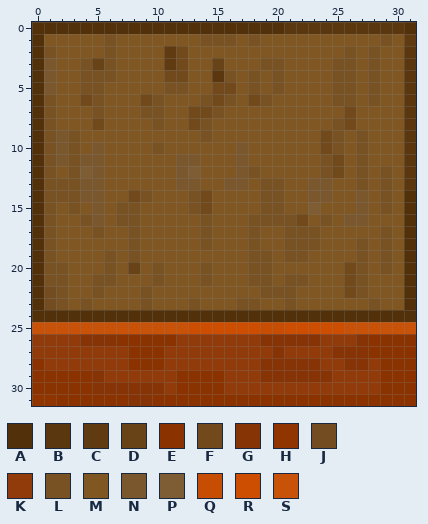
File history of a pixel-art sprite, data/images/tiles/tile_uv_house_down.png. Above: the version before the commit.
The file is 32x32 pixels. Colours within 5 levels of each other are drawn and written as one.
Palette (. is transparent): A #51300a  B #5a370f  C #603b11  D #694318  E #8b3300  F #71491b  G #863306  H #913500  J #734d21  K #913b0a  L #795223  M #805623  N #7b572d  P #7e5c34  Q #c64d02  R #cd4e00  S #c75208
Pixels before, first column x 0:
 0 AAAAAAAAAAAAAAAAAAAAABBBBBBBBBBA
 1 AMMMMMLMMMMMMMLLLMLMMMMMMMMMMLMC
 2 ALMMMMLMMMMCFMMMMMMMMMMMMMLMLMMB
 3 ANMMLDLMMMMCFMMDMMMLLMMMMLLMLMMB
 4 ANMMLLLMMMMFFMMBLMLMLMMMMLLMLMMB
 5 ANMMLLMMMMMLLMMFFMLMLMMMMLLMLMMB
 6 ALMMFLMMMFLMMMLFLMFLMMMMMLLMLMMB
 7 ALMMMLMMMLLMMFFLMMMMMMMMMMFMMMMB
 8 ALMMMFMMMMLMMFLMMMMMMMMMMLFMMMMB
 9 ALNLMMMMMMMMMMLMMMMMMMMMFLMLMMMB
10 ALNLMNMMMMLMMMMMMNMMMMMMFLMLMMMB
11 ALNLNNMMMMMMNNMMMNMMMMMMLFMLMMMB
12 ALMLPNMMMMMMNPMMMNLMMMMMLFMLMLMB
13 ALLLNNMMMMMMNNMMNNMLLMMNNMMLMLMB
14 ALLLNNMMFLMMMLFMMMMLLMMNNMMNMLMA
15 ALMLMNMLLMMMMLFMMMMLLMMPMMMNMLMA
16 ALMMLNMLLMMMMMLMMMLLLLFMLMNNMMMA
17 ALMMMLMMLMMMMMLMMMLMMLLLMMMMMLMA
18 ALMMMMMMLMMMMMLMMMLMMLLLMMMLMLMA
19 ALMMMMLMLMMMMMMMMMLLMLLMMMMLMLMA
20 ALLMMMLMDMLMMMLMMMLLMMMMMMFLMLMA
21 ALLMMLLMMMLMMMLMMMLLMLLMMMFLMMMA
22 AJLMMLMMMLMMMMMMMMMLLLMMMMFLMMMA
23 AJLMLMMMMLMMMLMMMLLMMLMMMMMMLMMA
24 AAAAAAAAAAAAAAAAAAAAAAAAAAAAAAAA
25 SSSSSSSSSSSSSRRRRRRQQRRRRRSSSSSS
26 KKKKGGGEEEEEKKKKKKKGGGGGKKKGEEEE
27 KKKKKKKKEEEKKKKKKKKKGKKKKGGGEEEE
28 EKKKKKKKEEEKKKKKKKKGGGGGKKGGKEEE
29 EEEEEGKKKKKKEEEEKKKGGGGGGKKKKEEE
30 EEEEEGGGGGGKEEEEKKKKKKKKKKKKKEEE
31 HHEEEEEEGGEEEEEEEEEEEEEEEEEEEEEE
Now the later version:
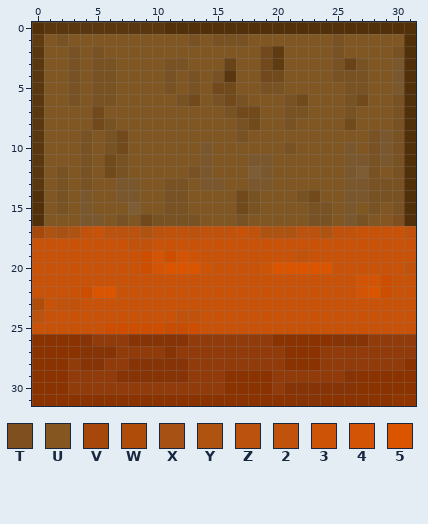
Colours new in this view: T #7f4f20  U #865621  V #a54809  W #b04c09  X #a75214  Y #af5311  Z #bb520d  2 #c1520b  3 #cd5306  4 #d35404  5 #db5501
Diff:
y 0: x 1..10 AAAAAAAAAA -> BBBBBBBBBB; x 21..30 BBBBBBBBBB -> AAAAAAAAAA
y 1: x 0 A -> C; x 2 M -> L; x 6 L -> M; x 13..14 ML -> LM; x 17..18 ML -> LM; x 25 M -> L; x 29 L -> M; x 31 C -> A
y 2: x 0..1 AL -> BM; x 3 M -> L; x 5..6 ML -> LM; x 11..12 CF -> MM; x 19..20 MM -> FC; x 25..26 ML -> LM; x 28 L -> M; x 30..31 MB -> LA
y 3: x 0..1 AN -> BM; x 3..5 MLD -> LML; x 11..12 CF -> LL; x 15..16 DM -> MD; x 19..20 LL -> FC; x 26..28 LML -> DLM; x 30..31 MB -> NA
y 4: x 0..1 AN -> BM; x 3..4 ML -> LM; x 11..13 FFM -> LML; x 15..16 BL -> LB; x 18..20 LML -> MFF; x 27..28 ML -> LM; x 30..31 MB -> NA
y 5: x 0..1 AN -> BM; x 3..4 ML -> LM; x 6 M -> L; x 12..13 LM -> ML; x 18..19 LM -> ML; x 25 L -> M; x 27..28 ML -> LM; x 30..31 MB -> NA
y 6: x 0..1 AL -> BM; x 3..4 MF -> LM; x 6 M -> L; x 9..10 FL -> MM; x 12..19 MMLFLMFL -> LFMLFLMM; x 21..22 MM -> LF; x 25 L -> M; x 27..28 ML -> FM; x 30..31 MB -> LA
y 7: x 0..1 AL -> BM; x 5 L -> F; x 9..10 LL -> MM; x 13..18 FFLMMM -> MMMLFF; x 21..22 MM -> LL; x 26 F -> L; x 30..31 MB -> LA
y 8: x 0..1 AL -> BM; x 6 M -> L; x 10 L -> M; x 13..14 FL -> MM; x 17..18 MM -> LF; x 21 M -> L; x 25 L -> M; x 30..31 MB -> LA
y 9: x 0..4 ALNLM -> BMMML; x 6..7 MM -> LF; x 14 L -> M; x 17 M -> L; x 24..25 FL -> MM; x 27..31 LMMMB -> MLNLA
y 10: x 0..7 ALNLMNMM -> BMMMLMLF; x 10 L -> M; x 14 M -> N; x 17 N -> M; x 21 M -> L; x 24..31 FLMLMMMB -> MMNMLNLA
y 11: x 0..7 ALNLNNMM -> BMMMLMFL; x 12..14 NNM -> MMN; x 17..19 NMM -> MNN; x 24..31 LFMLMMMB -> MMNNLNLA
y 12: x 0..7 ALMLPNMM -> BMLMLMFL; x 12..14 NPM -> MLN; x 17..19 NLM -> MPN; x 24..31 LFMLMLMB -> MMNPLMLA
y 13: x 0..1 AL -> BM; x 3..5 LNN -> MLM; x 7..8 MM -> NN; x 11..20 MNNMMNNMLL -> LLMNNMMNNM; x 23..24 NN -> MM; x 26..28 MLM -> NNL; x 30..31 MB -> LA
y 14: x 1 L -> M; x 3 L -> M; x 5 N -> M; x 7..9 MFL -> NNM; x 11..14 MMLF -> LLMM; x 17..20 MMLL -> FLMM; x 22..24 MNN -> LFM; x 26 M -> N; x 28 M -> L; x 30 M -> L
y 15: x 1..5 LMLMN -> MLMNM; x 7..8 LL -> MP; x 11..14 MMLF -> LLMM; x 17..20 MMLL -> FLMM; x 23..24 PM -> LL; x 26..30 MNMLM -> NMLML
y 16: x 1 L -> M; x 4 L -> N; x 8..14 LMMMMML -> MFLLLLM; x 17..23 MLLLLFM -> LMMMMML; x 27 N -> L; x 29..30 MM -> UT
y 17: x 0..31 ALMMMLMMLMMMMMLMMMLMMLLLMMMMMLMA -> VYXY2SZZZYZ22Z222S2YYYZZY22SSSS2
y 18: x 0..31 ALMMMMMMLMMMMMLMMMLMMLLLMMMLMLMA -> SSSSSSSS22SSSSSSSSSSSSSSSSSSSSSS
y 19: x 0..31 ALMMMMLMLMMMMMMMMMLLMLLMMMMLMLMA -> SSSSSSSSSR4R43SSSSSSSS2SSSSSSSSS
y 20: x 0..31 ALLMMMLMDMLMMMLMMMLLMMMMMMFLMLMA -> SSSSSSSSSR45553SSSS355555SSSSSS2
y 21: x 0..31 ALLMMLLMMMLMMMLMMMLLMLLMMMFLMMMA -> SSSSSSSSSSSSSSSSSSSSSSSSSSS44RSS
y 22: x 0..31 AJLMMLMMMLMMMMMMMMMLLLMMMMFLMMMA -> SSSSR55SSSSSSSSSSSSSSSSSSSS45RSS
y 23: x 0..31 AJLMLMMMMLMMMLMMMLLMMLMMMMMMLMMA -> WS22SSSSSSSSSSSSSSSSSSSSSSSSSSSS
y 24: x 0..31 AAAAAAAAAAAAAAAAAAAAAAAAAAAAAAAA -> ZSSSSSSSSSSS22SSSSSSSSSSSSSSSSSS
y 25: x 6..12 SSSSSSS -> RRRRRQQ; x 14..25 RRRRRQQRRRRR -> SSSSSSSSSSSS
y 26: x 0..3 KKKK -> EEEE; x 5..12 GGEEEEEK -> KKKGGGGG; x 19..26 GGGGGKKK -> KEEEEEGG; x 28..31 EEEE -> KKKK
y 27: x 0..6 KKKKKKK -> EEEEGGG; x 8..11 EEEK -> KKKG; x 20..23 GKKK -> KEEE; x 25..31 GGGEEEE -> KKKKKKK
y 28: x 1..2 KK -> EE; x 4..5 KK -> GG; x 8..12 EEEKK -> GGGGG; x 19..23 GGGGG -> KKEEE; x 26..27 GG -> KK; x 29..30 EE -> KK
y 29: x 3..5 EEG -> KKK; x 7..24 KKKKKEEEEKKKGGGGGG -> GGGGGGKKKEEEEKKKKK; x 26..28 KKK -> GEE
y 30: x 3..10 EEGGGGGG -> KKKKKKKK; x 12..19 EEEEKKKK -> KKKKEEEE; x 21..28 KKKKKKKK -> GGGGGGEE
y 31: x 0..1 HH -> EE; x 8..9 GG -> EE; x 22..23 EE -> GG; x 30..31 EE -> HH
Changed places in both pictures, as pixel boxes (x1, y1, x2, y2):
changed: (32, 22, 416, 406)
